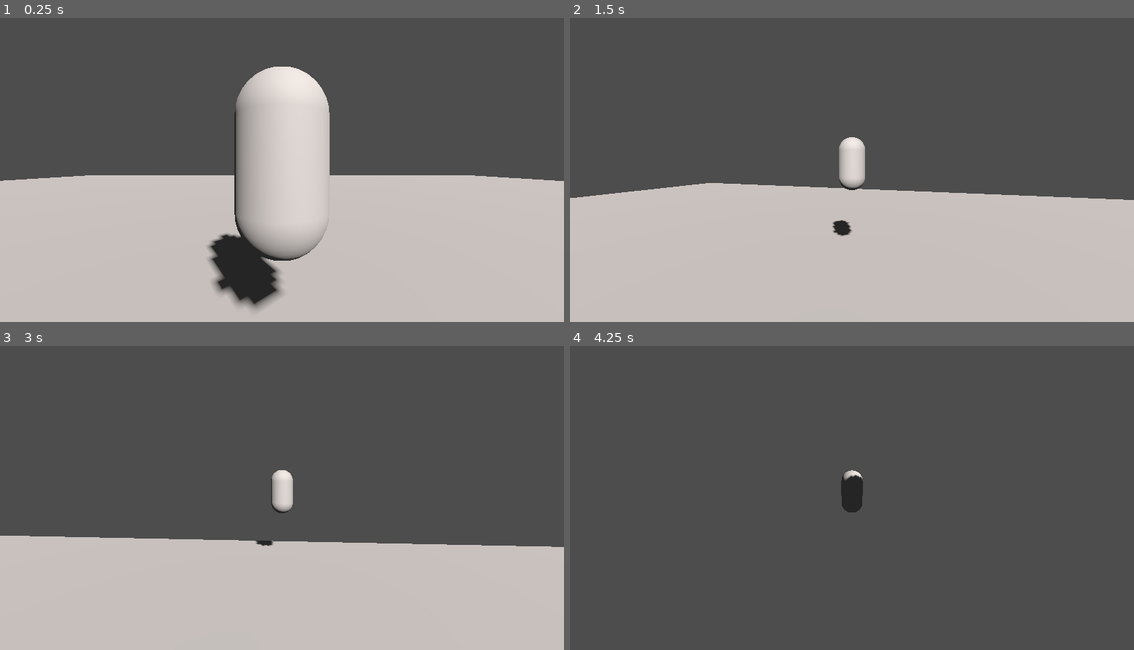
Above: before the commit, frames 1-4 (two rows, left to right).
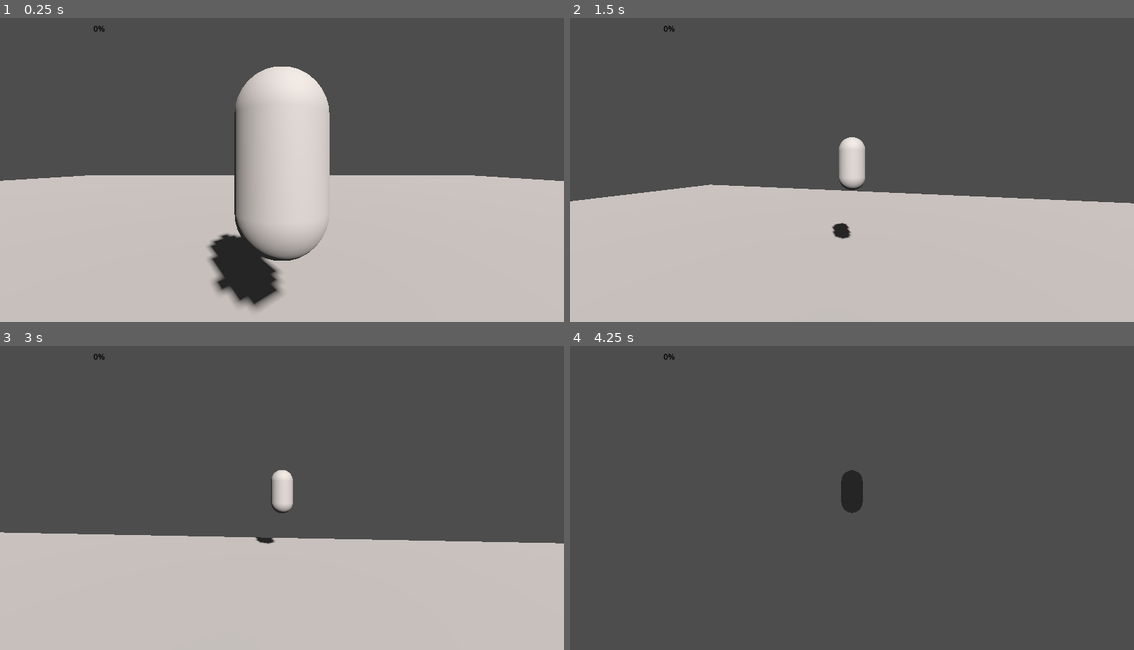
Above: after the commit, the same moments.

Repository: Into-The-Maze/arkanyx-nv
Game: Godot game, scene res://Scenes/world.tscn
The game is run twice, just before and just after one commit, with the same random seed, the same clock (stepped at 60 frames per second) and the same inputs.
Inputs (mouse positions are in pixels of both pictures, inside the frame that each line leads up to):
- Up to frame 1 (0.25 s): no input
- Up to frame 2 (1.5 s): move the mouse to (880, 160) at 0.52 s; hold Space (jump) 0.53-1.28 s; hold W (move_forward) from 0.53 s (still down); move the mouse to (823, 163) at 1.27 s; tap Space (jump) at 1.35 s
- Up to frame 3 (3 s): keep holding W (move_forward); tap Space (jump) at 1.52, 1.82, 2.85 s; move the mouse to (293, 485) at 2.02 s; hold Space (jump) 2.03-2.78 s; move the mouse to (276, 498) at 2.77 s
- Up to frame 4 (4.25 s): keep holding W (move_forward); tap Space (jump) at 3.02, 3.32 s; move the mouse to (891, 494) at 3.52 s; hold Space (jump) from 3.53 s (still down)

The runs differ from the first frame. In frame 1, less than 0.1% of the frame differs, in the area x 16-19%, y 2-5%; in frame 2, 0.9%; in frame 3, 1.1%, in the area x 0-100%, y 2-67%; in frame 4, less than 0.1%.

Commit message:
visualise jump charge & add deadzone

Diff:
--- a/Scenes/character.tscn
+++ b/Scenes/character.tscn
@@ -12,6 +12,11 @@
 
 [sub_resource type="SphereShape3D" id="SphereShape3D_1n2n6"]
 radius = 0.2
+
+[sub_resource type="StyleBoxEmpty" id="StyleBoxEmpty_o1qbe"]
+
+[sub_resource type="StyleBoxFlat" id="StyleBoxFlat_a1c1c"]
+bg_color = Color(0.265788, 0.713014, 0, 1)
 
 [node name="Character" type="CharacterBody3D"]
 transform = Transform3D(1, -0.00013557, -0.000448593, 0.000135891, 1, 0.000673232, 0.000448496, -0.000673297, 1, 0.000416755, 1, 0.00564385)
@@ -42,3 +47,15 @@
 spring_length = 5.0
 
 [node name="SpringTarget" type="Node3D" parent="Pivot/SpringArm"]
+
+[node name="CanvasLayer" type="CanvasLayer" parent="."]
+
+[node name="ProgressBar" type="ProgressBar" parent="CanvasLayer"]
+offset_left = 42.0
+offset_top = 34.0
+offset_right = 362.0
+offset_bottom = 61.0
+theme_override_colors/font_color = Color(0, 0, 0, 1)
+theme_override_styles/background = SubResource("StyleBoxEmpty_o1qbe")
+theme_override_styles/fill = SubResource("StyleBoxFlat_a1c1c")
+value = 50.0
--- a/Scripts/Player/movement.gd
+++ b/Scripts/Player/movement.gd
@@ -4,9 +4,11 @@
 @export var acceleration: float = 30.0
 @export var gravity: float = 15
 @export var max_jump_height: float = 3.0
-@export var jump_charge_max_time: float = 1.0
+@export var jump_charge_max_time: float = 1
+@export var jump_deadzone: float = 0.15
 
 @onready var camera: Camera3D = $Pivot/Camera
+@onready var jump_charge_bar: ProgressBar = $CanvasLayer/ProgressBar
 
 var jump_charge_timer: float = 0.0
 
@@ -14,7 +16,8 @@
 	pass
 
 func _process(delta: float) -> void:
-	pass
+	if jump_charge_bar:
+		jump_charge_bar.value = max(0, (jump_charge_timer-jump_deadzone / jump_charge_max_time-jump_deadzone) * 100)
 
 func _physics_process(delta: float) -> void:
 
@@ -50,7 +53,10 @@
 		if Input.is_action_pressed("jump"):
 			jump_charge_timer = min(jump_charge_timer + delta, jump_charge_max_time)
 		elif Input.is_action_just_released("jump"):
-			var multiplier = (0.5 + jump_charge_timer) / 1.5
+			var multiplier = 0.4
+			var adjusted_jump_timer = jump_charge_timer - jump_deadzone
+			if adjusted_jump_timer > 0:
+				multiplier += adjusted_jump_timer
 			var jump_speed = sqrt(2 * gravity * (max_jump_height * multiplier))
 			current_velocity.y = jump_speed
 			jump_charge_timer = 0.0
Not shown: 1 places in Scenes/character.tscn that only renumber resources
